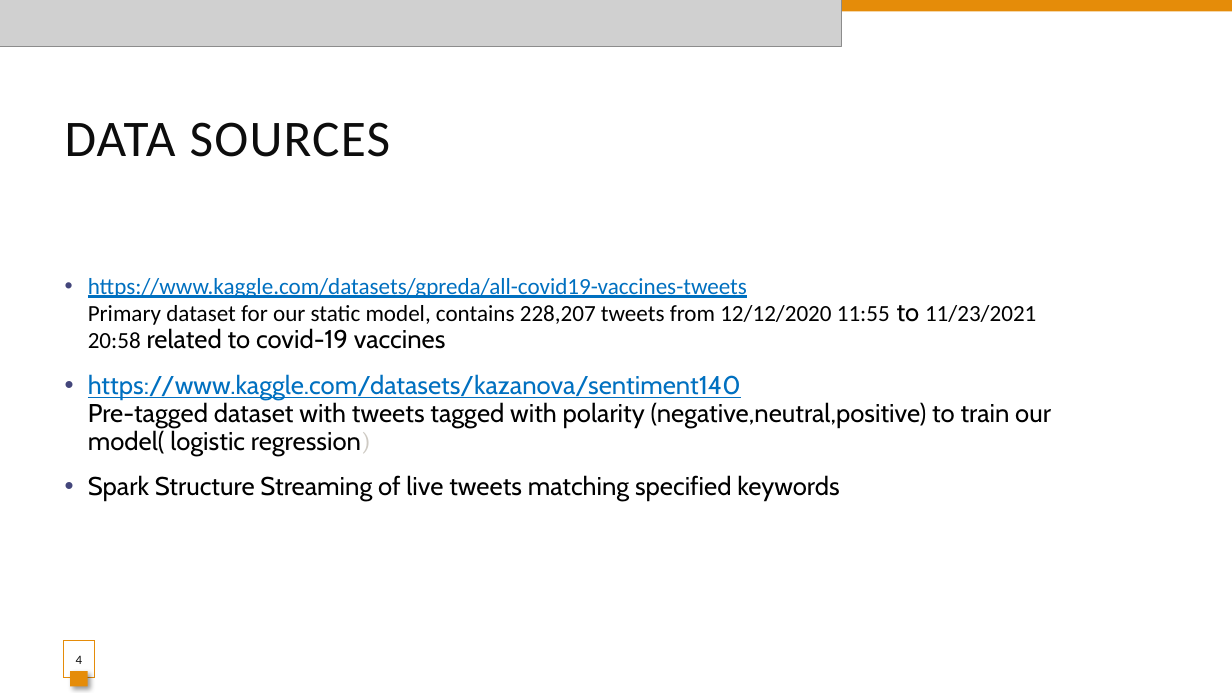
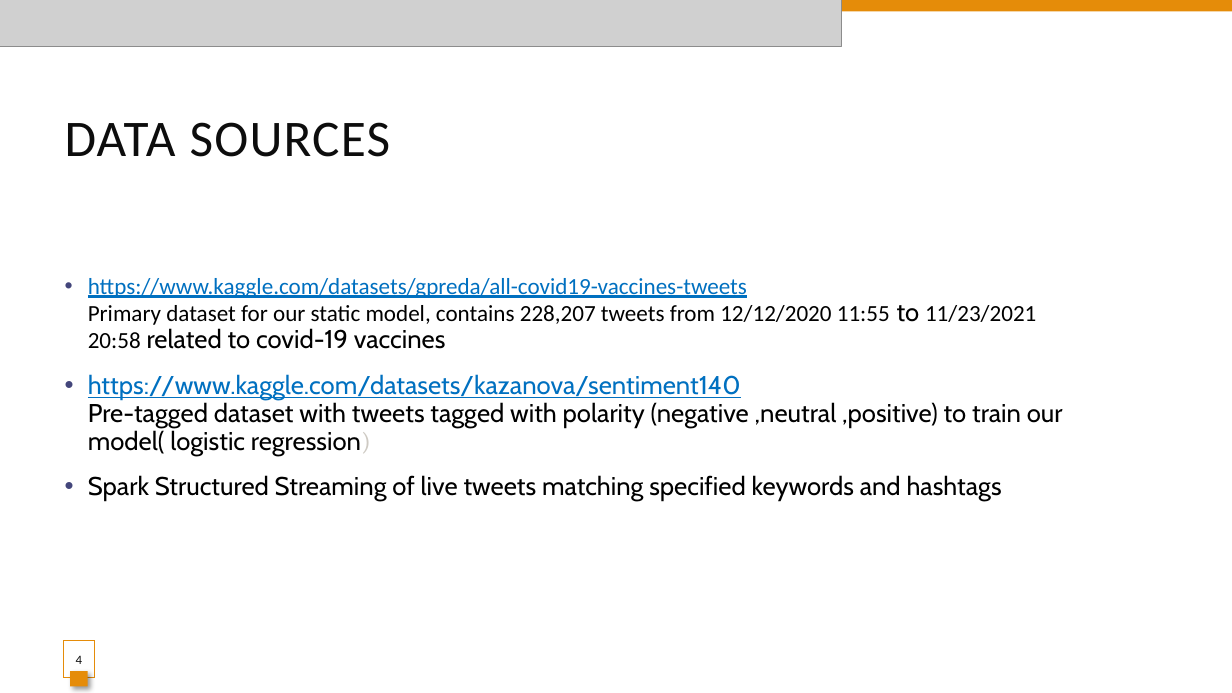
Before and after one commit to SkandaSrinivasan/CSYE7200-Team6Project, a slide deck: slide 4 of CSYE 7200- Team 6 Project presentation.pptx. Drawn at 1232x693 pixels with LibreOffice and Linux fonts; fonts in the diff are those of the drawing; grey boxes stand for pictures. Boxes give left, top, right and bottom in pixels: in the first picture for what was removed or moved away, otherwise in the second. Text is boxed around its words. In the diff, an @@ line names an element or a change of style, - is before the commit and + after.

```diff
--- a/CSYE 7200- Team 6 Project presentation.pptx
+++ b/CSYE 7200- Team 6 Project presentation.pptx
@@ text at [88,374,1063,501]: text changed @@
-• https://www.kaggle.com/datasets/kazanova/sentiment140
-  Pre-tagged dataset with tweets tagged with polarity (negative,neutral,positive) to train our model( logistic regression)
-• Spark Structure Streaming of live tweets matching specified keywords
+• https://www.kaggle.com/datasets/kazanova/sentiment140
+  Pre-tagged dataset with tweets tagged with polarity (negative ,neutral ,positive) to train our model( logistic regression)
+• Spark Structured Streaming of live tweets matching specified keywords and hashtags
```
Also in this commit, not shown: 4 other slides changed.
